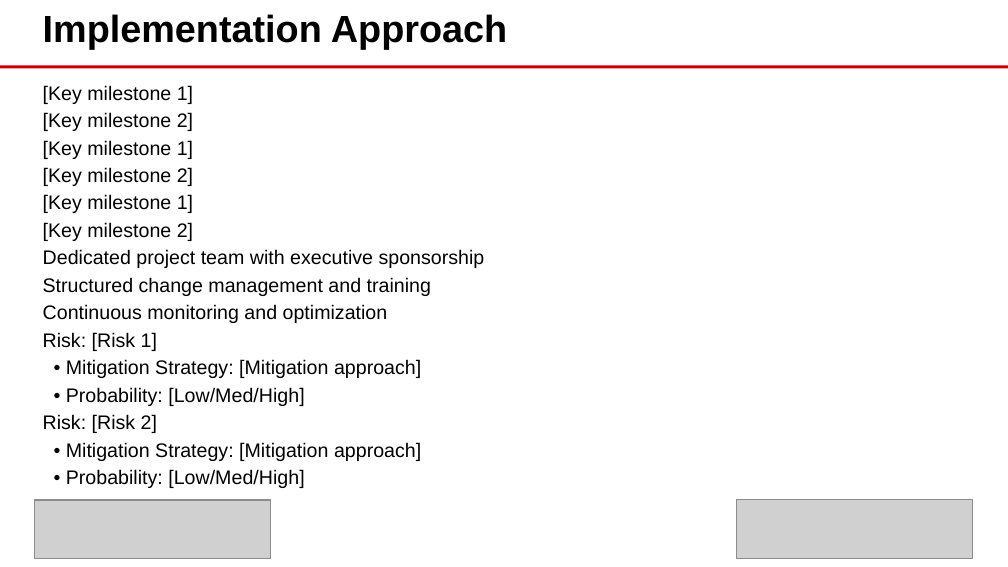
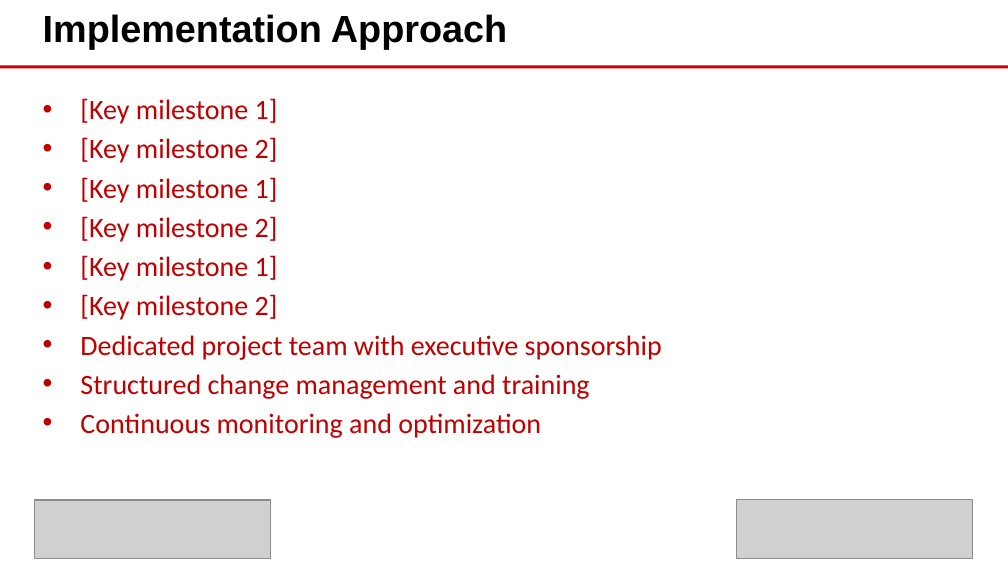
Before and after one commit to eoframework/solutions, a slide deck: slide 5 of solution-template/sample-provider/sample-category/sample-solution/presales/solution-briefing.pptx. Drawn at 1008x567 pixels with LibreOffice and Linux fonts; fonts in the diff are those of the drawing; grey boxes stand for pictures; background and template pictures are left out. Boxes give left, top, right and bottom in pixels: in the first picture for what was removed or moved away, otherwise in the second. Text is boxed around its words. In the diff, an @@ line names an element or a change of style, - is before the commit and + after.

Commit message:
Add hierarchical bullet support for PowerPoint presentations
Updates:
- Implement multi-level bullet indentation parsing in markdown (2 spaces = 1 level)
- Preserve line indentation during markdown parsing for accurate level detection
- Fix placeholder index mapping for EO Single Column layout (idx=14)
- Remove explicit color overrides to inherit template formatting
- Update solution briefing to use hierarchical structure (Opportunity/Success Criteria)
- Store bullets as (text, level) tuples for proper PowerPoint paragraph level assignment
- Regenerate presentations with updated formatting and structure

```diff
--- a/solution-template/sample-provider/sample-category/sample-solution/presales/solution-briefing.pptx
+++ b/solution-template/sample-provider/sample-category/sample-solution/presales/solution-briefing.pptx
@@ text "[Key milestone 1]": place and size @@
-text "[Key milestone 1]" at box(43, 85, 485, 488)
+text "[Key milestone 1]" at box(80, 98, 662, 438)
@@ text "[Key milestone 1]" at box(80, 98, 662, 438): size 14 to 20 pt, font Arial to Calibri, text colour #000000 to #C00000; bullet none to •; more space between paragraphs @@
@@ text at box(43, 332, 421, 488): paragraphs removed @@
-Risk: [Risk 1]
-• Mitigation Strategy: [Mitigation approach]
-• Probability: [Low/Med/High]
-Risk: [Risk 2]
-• Mitigation Strategy: [Mitigation approach]
-• Probability: [Low/Med/High]
```
Also in this commit, not shown: 4 other slides changed, 5 slides added, 2 slides removed, 4 other files.
